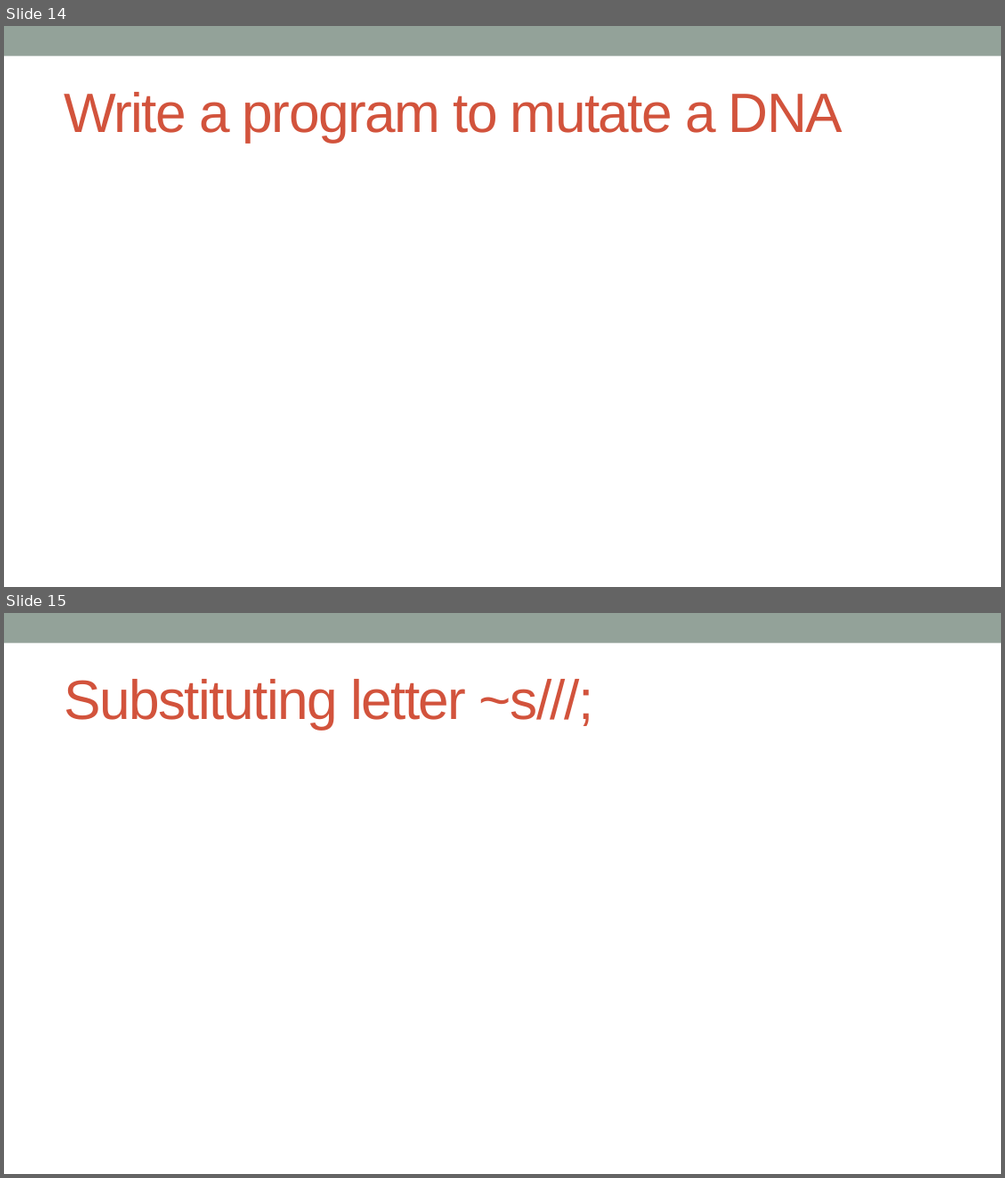
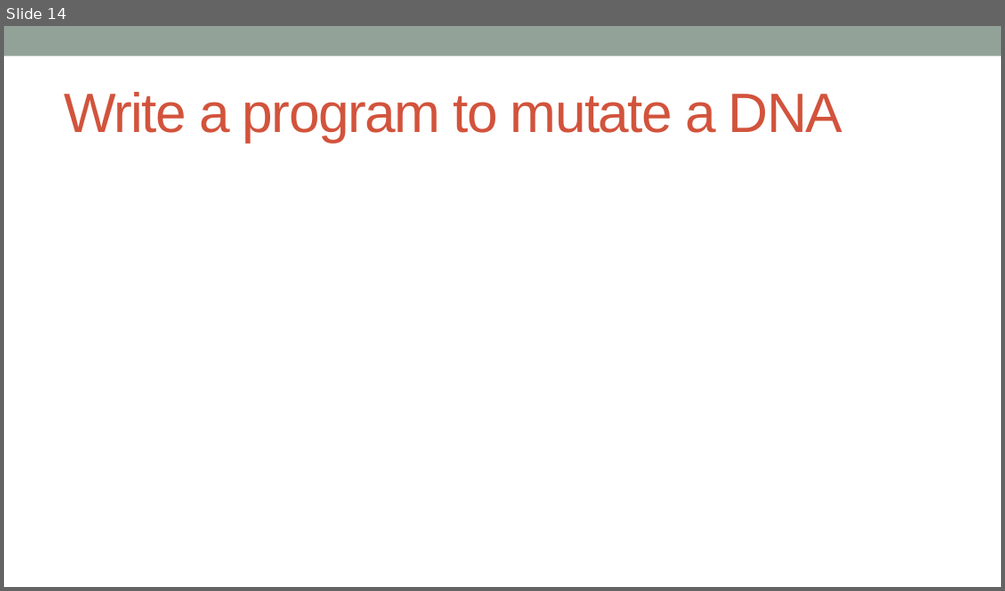
Before and after one commit to kanhu-pcr-code/bioinfo-PERL-course, a slide deck: PPTs/Operations_on_variables.pptx. Shown one above the other, each under a label of ours: slides 14 and 15 before the commit, slide 14 after it. The pictures are 1005x1178 and 1005x591 pixels, drawn with LibreOffice and Linux fonts; fonts in the diff are those of the drawing. Boxes give left, top, right and bottom in pixels: in the first picture for what was removed or moved away, otherwise in the second. Text is boxed around its words. In the diff, an @@ line names an element or a change of style, - is before the commit and + after.

```diff
--- a/PPTs/Operations_on_variables.pptx
+++ b/PPTs/Operations_on_variables.pptx
@@ slide 15 removed at (x1=4, y1=613, x2=1001, y2=1174), background #FFFFFF; not listed: 1 template element that a slide beside it also shows @@
@@ title removed at (x1=64, y1=679, x2=594, y2=729) @@
-Substituting letter ~s///;
```
Also in this commit, not shown: 8 slides changed, 3 slides added, 1 other slide removed, 1 other file.
